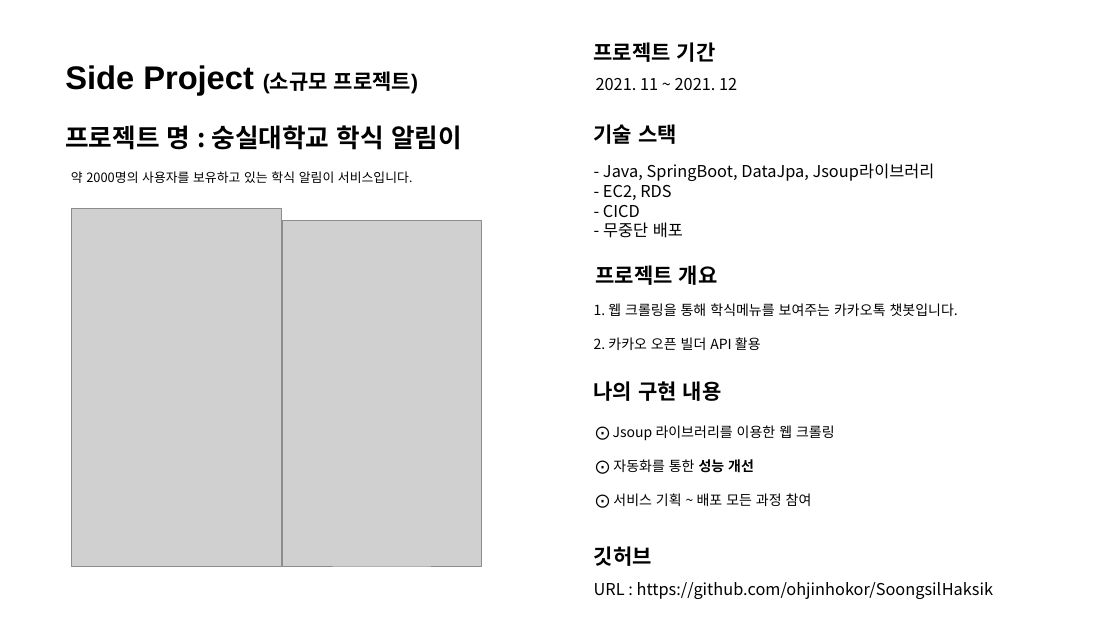
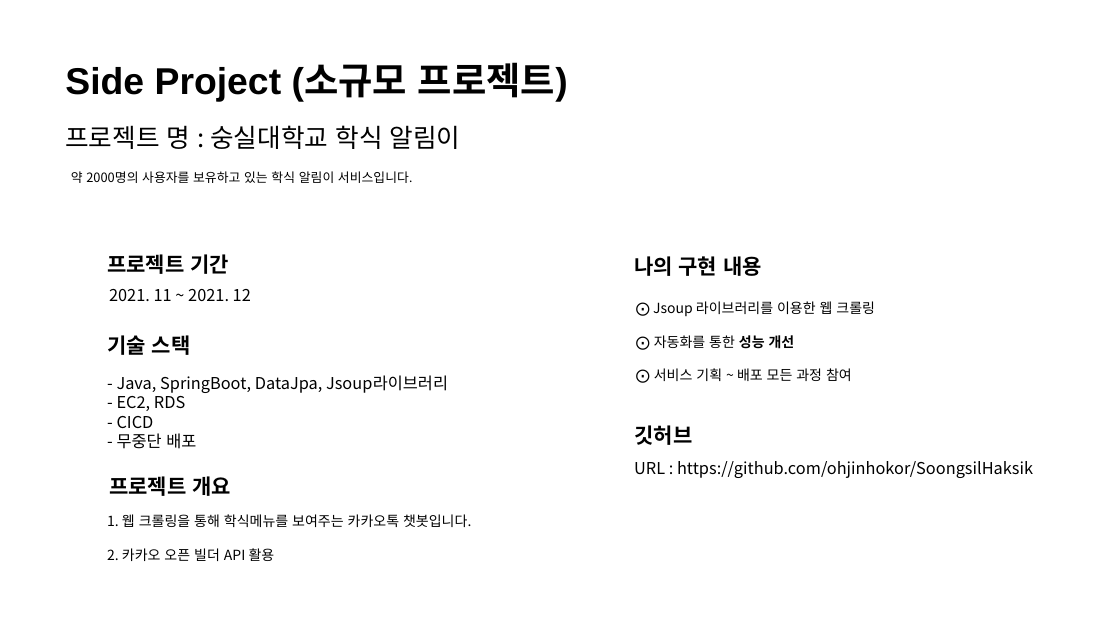
Before and after one commit to ohjinhokor/PortFolio, a slide deck: slide 12 of 오진호 포트폴리오.pptx (slide 8 before the commit). Drawn at 1120x630 pixels with LibreOffice and Linux fonts; fonts in the diff are those of the drawing; grey boxes stand for pictures; background and template pictures are left out. Boxes give left, top, right and bottom in pixels: in the first picture for what was removed or moved away, otherwise in the second. Text is boxed around its words. In the diff, an @@ line names an element or a change of style, - is before the commit and + after.

```diff
--- a/오진호 포트폴리오.pptx
+++ b/오진호 포트폴리오.pptx
@@ text "Side Project (소규모 프로젝트)" at (65,62,568,102): size 28 to 32 pt in "Side Project"; size 18 to 32 pt in "(소규모 프로젝트)" @@
@@ text "프로젝트 명 : 숭실대학교 학식 ..." at (65,125,461,149): bold off @@
@@ picture removed at (72,208,281,566) @@
@@ picture removed at (282,221,482,566) @@
@@ text "나의 구현 내용": place and size @@
-text "나의 구현 내용" at (594,381,722,401)
+text "나의 구현 내용" at (634,256,762,276)
@@ text "⨀ Jsoup 라이브러리를 이용한 웹 ...": place and size @@
-text "⨀ Jsoup 라이브러리를 이용한 웹 ..." at (613,425,835,506)
+text "⨀ Jsoup 라이브러리를 이용한 웹 ..." at (653,301,875,381)
@@ text "깃허브": place and size @@
-text "깃허브" at (594,546,652,566)
+text "깃허브" at (634,425,692,445)
@@ text "URL : https://github.com/ohjinhokor/SoongsilHaksik": place and size @@
-text "URL : https://github.com/ohjinhokor/SoongsilHaksik" at (594,582,994,599)
+text "URL : https://github.com/ohjinhokor/SoongsilHaksik" at (634,461,1033,478)
@@ 6 texts: place and size @@
-6 texts at (594,42,958,350)
+6 texts at (107,254,471,561)
```
Also in this commit, not shown: 4 other slides changed, 6 slides added, 2 slides removed, 4 other files.
